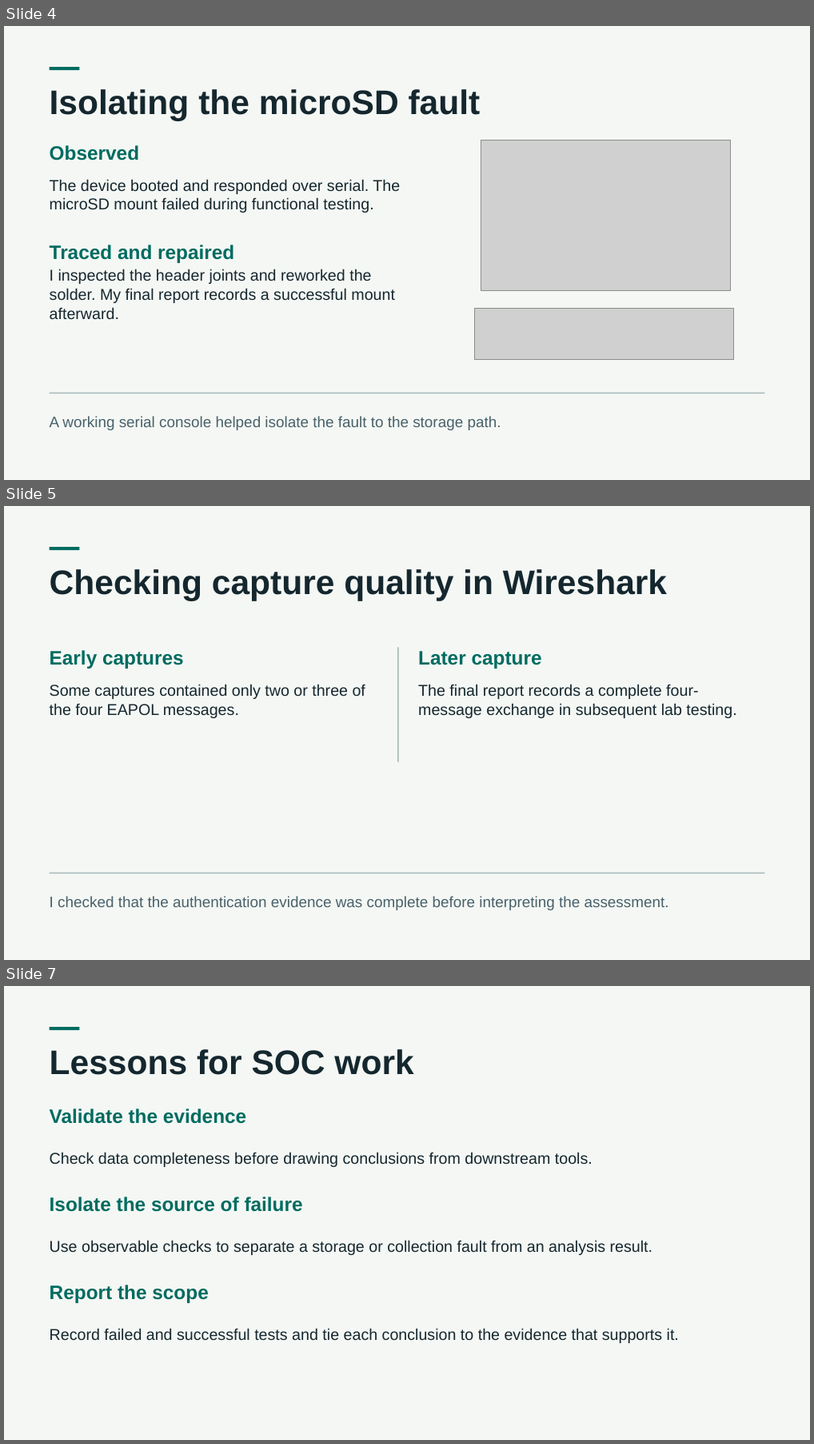
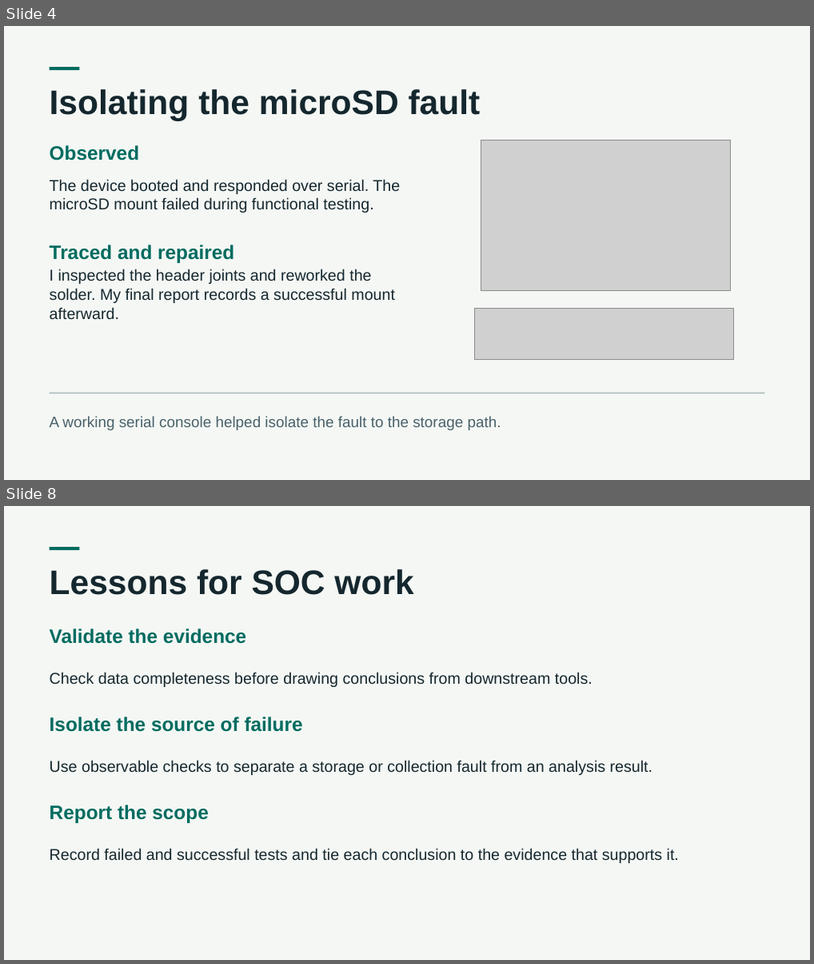
Before and after one commit to darasimiop/ESP32-Marauder-WPA2-Security-Capstone, a slide deck: presentation/ESP32-Marauder-WPA2-Security-Capstone.pptx. Shown one above the other, each under a label of ours: slides 4, 5 and 7 before the commit, slides 4 and 8 after it; the slides between them are not shown. The pictures are 814x1444 and 814x964 pixels, drawn with LibreOffice and Linux fonts; fonts in the diff are those of the drawing; grey boxes stand for pictures. Boxes give left, top, right and bottom in pixels: in the first picture for what was removed or moved away, otherwise in the second. Text is boxed around its words. In the diff, an @@ line names an element or a change of style, - is before the commit and + after.

Commit message:
Add original evidence to capstone portfolio presentation

```diff
--- a/presentation/ESP32-Marauder-WPA2-Security-Capstone.pptx
+++ b/presentation/ESP32-Marauder-WPA2-Security-Capstone.pptx
@@ slide 5 removed at (4, 506, 810, 960), background #F4F7F4 @@
@@ rectangle removed at (50, 547, 80, 550) @@
@@ text removed at (50, 569, 667, 600) @@
-Checking capture quality in Wireshark
@@ rectangle removed at (398, 647, 399, 762) @@
@@ text removed at (50, 650, 184, 668) @@
-Early captures
@@ text removed at (418, 651, 542, 668) @@
-Later capture
@@ text removed at (50, 684, 366, 718) @@
-Some captures contained only two or three of the four EAPOL messages.
@@ text removed at (418, 684, 737, 718) @@
-The final report records a complete four-message exchange in subsequent lab testing.
@@ rectangle removed at (50, 872, 765, 873) @@
@@ text removed at (50, 896, 670, 910) @@
-I checked that the authentication evidence was complete before interpreting the assessment.
@@ what was slide 7 is now slide 8 @@
```
Also in this commit, not shown: 1 slide changed, 3 slides added, 1 other slide removed, 7 other files.
